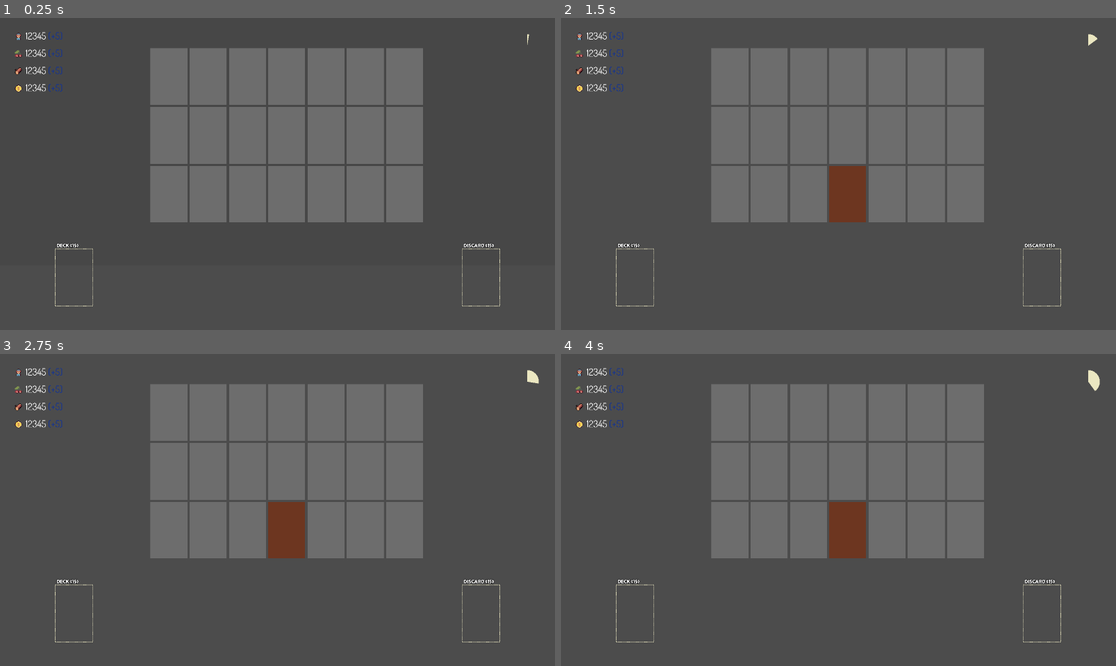
Above: before the commit, frames 1-4 (two rows, left to right).
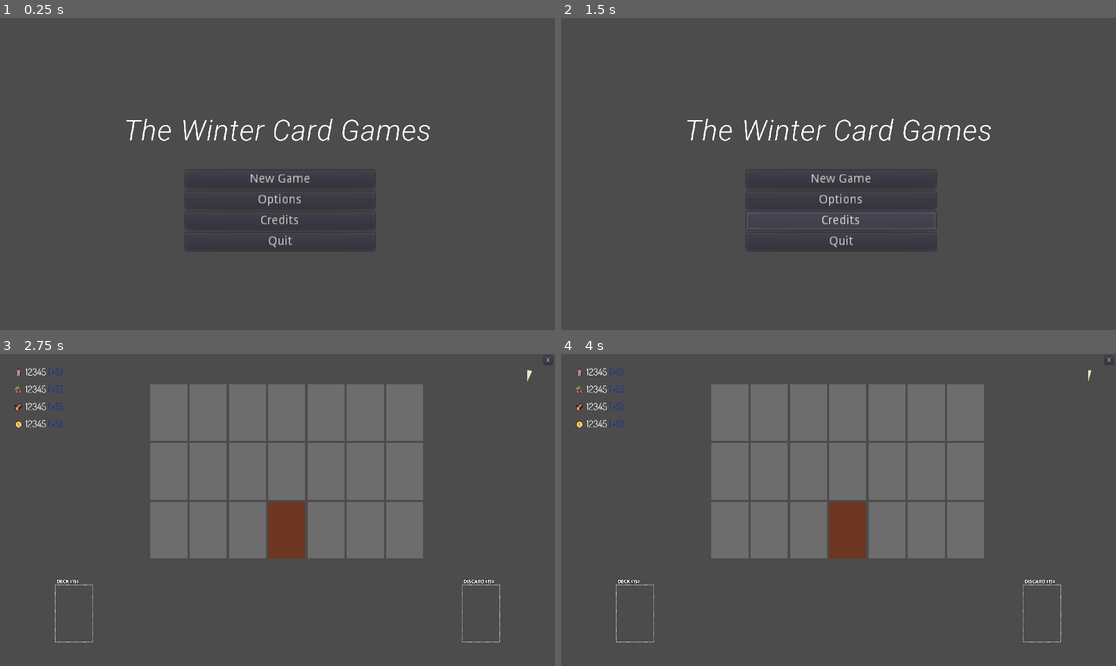
Above: after the commit, the same moments.

Repository: JoaquinLeonArg/LD51
Game: Godot game, scene res://Scenes/MainMenuScene.tscn
Same seed, same stepped clock (60 frames per second), same inputs: the game is played once before the commit and once after it. Before the commit the project starts from res://Scenes/GameScene.tscn.
Inputs (mouse positions are in pixels of both pictures, inside the frame that each line leads up to):
- Up to frame 1 (0.25 s): no input
- Up to frame 2 (1.5 s): click (838, 198) at 0.5 s, where only the run after the commit has a clickable "Options"; click (838, 220) at 1.25 s, where only the run after the commit has a clickable "Credits"
- Up to frame 3 (2.75 s): click (277, 516) at 2 s, where only the run after the commit has a clickable "New Game"
- Up to frame 4 (4 s): click (1110, 360) at 2.75 s, where only the run after the commit has a clickable "X"; click (838, 516) at 3.5 s, where only the run after the commit has a clickable "New Game"

The runs differ from the first frame. In frame 1, 26% of the frame differs, in the area x 2-96%, y 4-93%; in frame 2, 26%, in the area x 2-97%, y 4-93%; in frame 3, less than 0.1%; in frame 4, 0.1%.

Commit message:
main menu

Diff:
--- a/Scenes/GameScene.tscn
+++ b/Scenes/GameScene.tscn
@@ -27,3 +27,13 @@
 
 [node name="DiscardArea" parent="." instance=ExtResource( 6 )]
 position = Vector2( 1664, 952 )
+
+[node name="Button" type="Button" parent="."]
+margin_left = 1881.0
+margin_top = 7.0
+margin_right = 1901.0
+margin_bottom = 27.0
+rect_scale = Vector2( 1.5, 1.5 )
+text = "X"
+
+[connection signal="pressed" from="Button" to="PlayerHand" method="_on_Button_pressed"]
--- a/Scenes/MainMenuScene.tscn
+++ b/Scenes/MainMenuScene.tscn
@@ -1,6 +1,7 @@
-[gd_scene load_steps=3 format=2]
+[gd_scene load_steps=4 format=2]
 
 [ext_resource path="res://Resources/RobotoLightFlavor.tres" type="DynamicFont" id=1]
+[ext_resource path="res://Scripts/MainMenu.gd" type="Script" id=2]
 
 [sub_resource type="Theme" id=1]
 default_font = ExtResource( 1 )
@@ -8,10 +9,63 @@
 [node name="MainMenuScene" type="Node2D"]
 
 [node name="RichTextLabel" type="RichTextLabel" parent="."]
-margin_right = 3200.0
-margin_bottom = 1000.0
-rect_scale = Vector2( 0.1, 0.1 )
+margin_left = 349.0
+margin_top = 331.0
+margin_right = 1569.0
+margin_bottom = 491.0
 theme = SubResource( 1 )
 bbcode_enabled = true
-bbcode_text = "[center]Test 1[/center]"
-text = "Test 1"
+bbcode_text = "[center]The Winter Card Games[/center]"
+tab_size = 5
+text = "The Winter Card Games"
+
+[node name="VBoxContainer" type="VBoxContainer" parent="."]
+anchor_bottom = 0.477
+margin_left = 646.0
+margin_top = 532.0
+margin_right = 864.0
+margin_bottom = 653.0
+rect_scale = Vector2( 3, 3 )
+rect_pivot_offset = Vector2( 2, 2 )
+size_flags_stretch_ratio = 0.82
+script = ExtResource( 2 )
+
+[node name="NewGameBtn" type="Button" parent="VBoxContainer"]
+margin_right = 218.0
+margin_bottom = 20.0
+text = "New Game"
+__meta__ = {
+"_editor_description_": ""
+}
+
+[node name="OptionsBtn" type="Button" parent="VBoxContainer"]
+margin_top = 24.0
+margin_right = 218.0
+margin_bottom = 44.0
+text = "Options"
+__meta__ = {
+"_editor_description_": ""
+}
+
+[node name="CreditsBtn" type="Button" parent="VBoxContainer"]
+margin_top = 48.0
+margin_right = 218.0
+margin_bottom = 68.0
+text = "Credits"
+__meta__ = {
+"_editor_description_": ""
+}
+
+[node name="QuitBtn" type="Button" parent="VBoxContainer"]
+margin_top = 72.0
+margin_right = 218.0
+margin_bottom = 92.0
+text = "Quit"
+__meta__ = {
+"_editor_description_": ""
+}
+
+[connection signal="pressed" from="VBoxContainer/NewGameBtn" to="VBoxContainer" method="_on_NewGameBtn_pressed"]
+[connection signal="pressed" from="VBoxContainer/OptionsBtn" to="VBoxContainer" method="_on_OptionsBtn_pressed"]
+[connection signal="pressed" from="VBoxContainer/CreditsBtn" to="VBoxContainer" method="_on_CreditsBtn_pressed"]
+[connection signal="pressed" from="VBoxContainer/QuitBtn" to="VBoxContainer" method="_on_QuitBtn_pressed"]
--- /dev/null
+++ b/Scripts/MainMenu.gd
@@ -0,0 +1,36 @@
+extends VBoxContainer
+
+
+# Declare member variables here. Examples:
+# var a = 2
+# var b = "text"
+
+
+# Called when the node enters the scene tree for the first time.
+func _ready():
+	pass # Replace with function body.
+
+
+# Called every frame. 'delta' is the elapsed time since the previous frame.
+#func _process(delta):
+#	pass
+
+
+func _on_NewGameBtn_pressed():
+	get_tree().change_scene("res://Scenes/GameScene.tscn")
+
+
+func _on_OptionsBtn_pressed():
+	print("TODO Options menu")
+	pass # Replace with function body.
+
+
+func _on_CreditsBtn_pressed():
+	print("TODO Credits menu")
+	pass # Replace with function body.
+
+
+func _on_QuitBtn_pressed():
+	get_tree().quit()
+
+	pass # Replace with function body.
--- a/Scripts/PlayerHand.gd
+++ b/Scripts/PlayerHand.gd
@@ -68,3 +68,7 @@
 func debug_process():
 	if Input.is_action_just_pressed("ui_up"):
 		State.state.start_game()
+
+
+func _on_Button_pressed():
+	get_tree().change_scene("res://Scenes/MainMenuScene.tscn")
--- a/project.godot
+++ b/project.godot
@@ -11,7 +11,7 @@
 [application]
 
 config/name="CardGameEngine"
-run/main_scene="res://Scenes/GameScene.tscn"
+run/main_scene="res://Scenes/MainMenuScene.tscn"
 config/icon="res://icon.png"
 
 [autoload]
